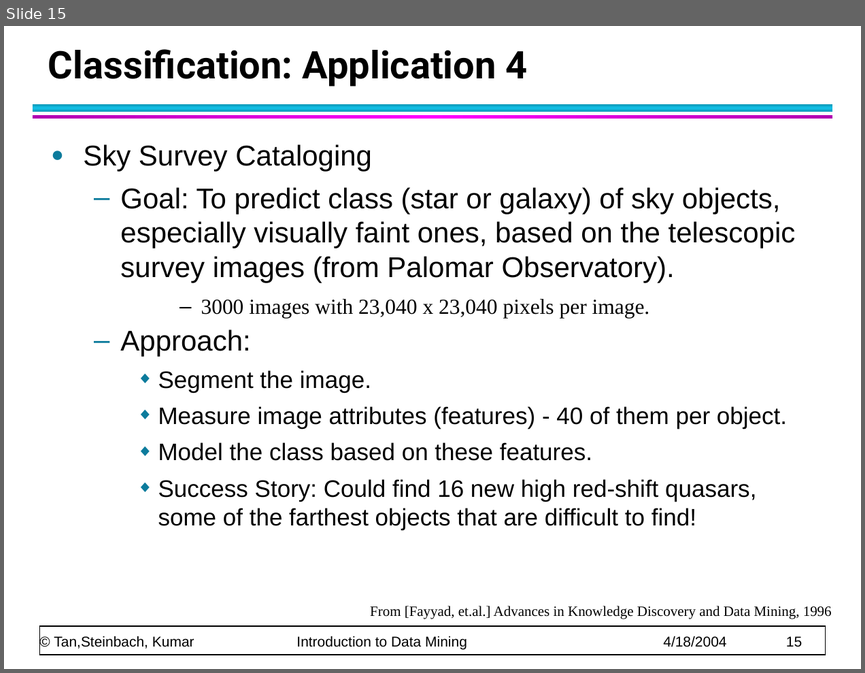
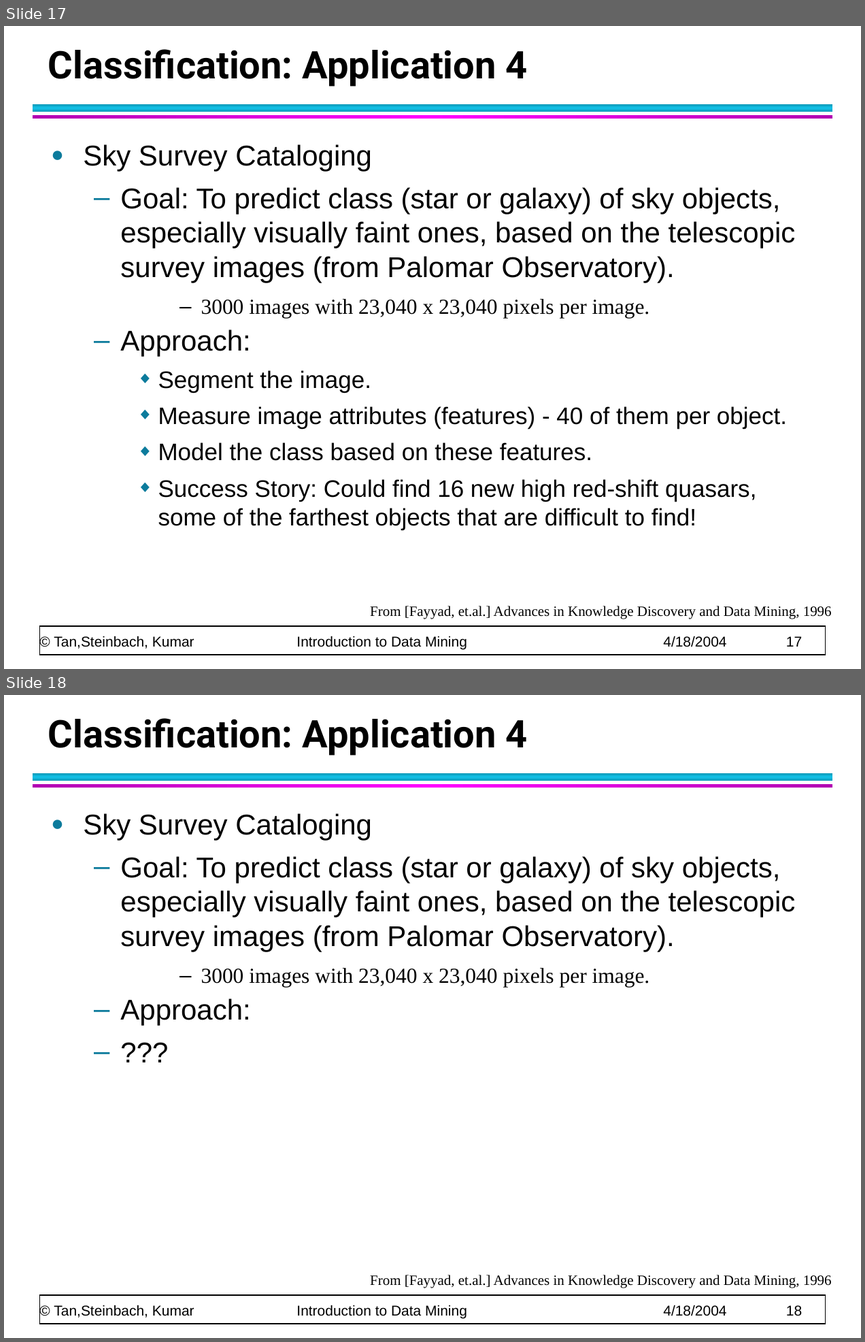
Before and after one commit to CMPT300/CMPT300.github.io, a slide deck: handouts/introduction/chap1_intro.ppt. Shown one above the other, each under a label of ours: slide 15 before the commit, slides 17 and 18 after it. The pictures are 865x673 and 865x1342 pixels, drawn with LibreOffice and Linux fonts; fonts in the diff are those of the drawing. Boxes give left, top, right and bottom in pixels: in the first picture for what was removed or moved away, otherwise in the second. Text is boxed around its words. In the diff, an @@ line names an element or a change of style, - is before the commit and + after.

```diff
--- a/handouts/introduction/chap1_intro.ppt
+++ b/handouts/introduction/chap1_intro.ppt
@@ slide 18 added at <box>4,695,861,1338</box>, background #FFFFFF; not listed: 4 template elements that a slide beside it also shows @@
@@ title added at <box>48,718,528,756</box>, 32 pt, text #000000, bold @@
+Classification: Application 4
@@ text added at <box>83,813,796,1025</box>, 24 pt, text #000000 @@
+● Sky Survey Cataloging
+  – Goal: To predict class (star or galaxy) of sky objects, especially visually faint ones, based on the telescopic survey images (from Palomar Observatory).
+      – 3000 images with 23,040 x 23,040 pixels per image.
+  – Approach:
+  – ???
@@ text added at <box>370,1274,832,1288</box>, 12 pt, text #000000 @@
+From [Fayyad, et.al.] Advances in Knowledge Discovery and Data Mining, 1996
@@ what was slide 15 is now slide 17 @@
@@ text at <box>54,635,802,650</box>: text changed @@
-© Tan,Steinbach, Kumar Introduction to Data Mining 4/18/2004 15
+© Tan,Steinbach, Kumar Introduction to Data Mining 4/18/2004 17
```
Also in this commit, not shown: 29 other slides changed, 5 other slides added, 1 slide removed.
